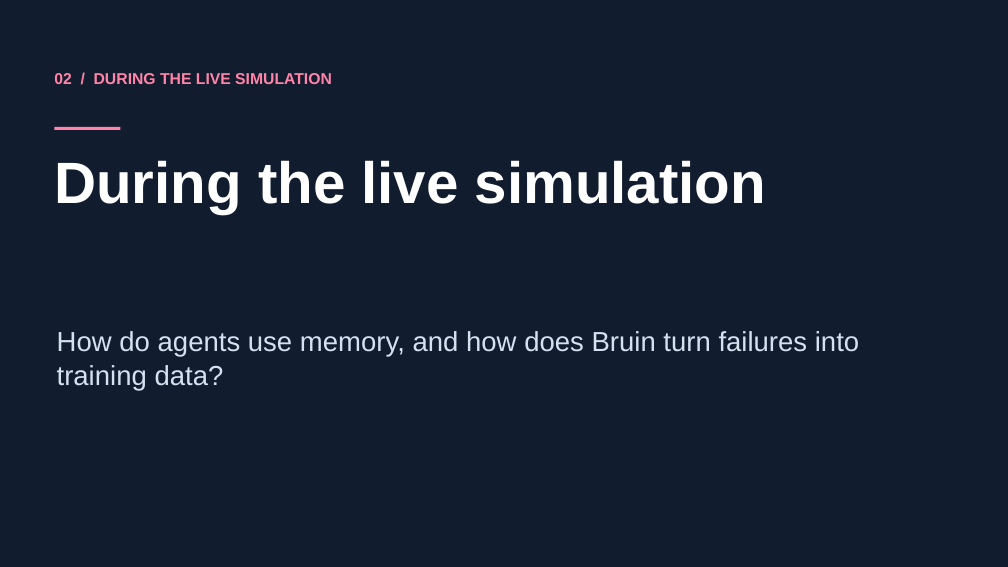
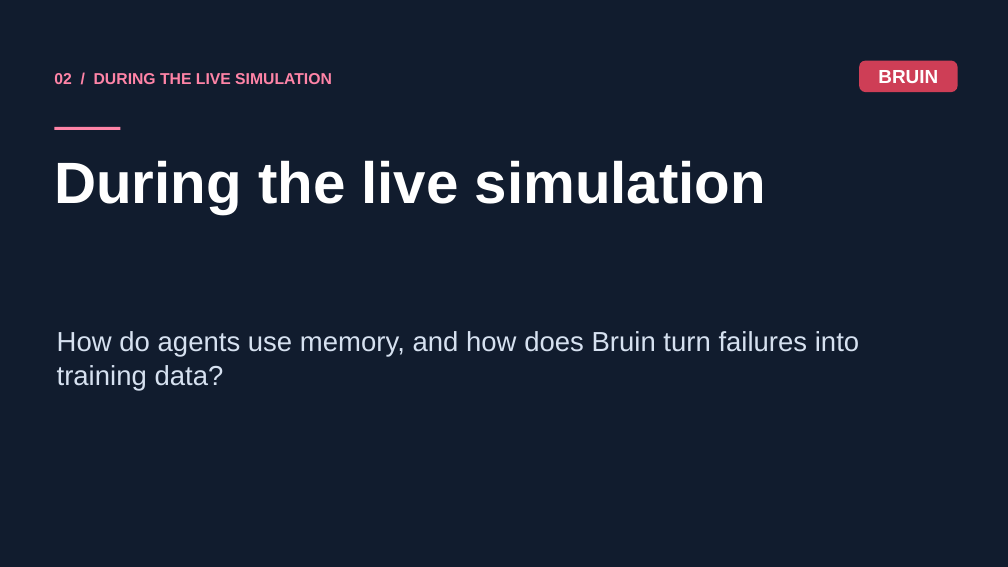
Before and after one commit to PeemCS/Agents_trapped_in_a_time_loop, a slide deck: slide 12 of showcase/presentation/Loopday-Talk-Deck.pptx (slide 10 before the commit). Drawn at 1008x567 pixels with LibreOffice and Linux fonts; fonts in the diff are those of the drawing. Boxes give left, top, right and bottom in pixels: in the first picture for what was removed or moved away, otherwise in the second. Text is boxed around its words. In the diff, an @@ line names an element or a change of style, - is before the commit and + after.

```diff
--- a/showcase/presentation/Loopday-Talk-Deck.pptx
+++ b/showcase/presentation/Loopday-Talk-Deck.pptx
@@ rounded rectangle added at (x1=859, y1=60, x2=957, y2=92), fill #CE3E56 @@
@@ text added at (x1=878, y1=70, x2=938, y2=83), 18 pt, text #FFFFFF, bold @@
+BRUIN
```
Also in this commit, not shown: 17 other slides changed, 2 slides added, 3 slides removed, 1 other file.
